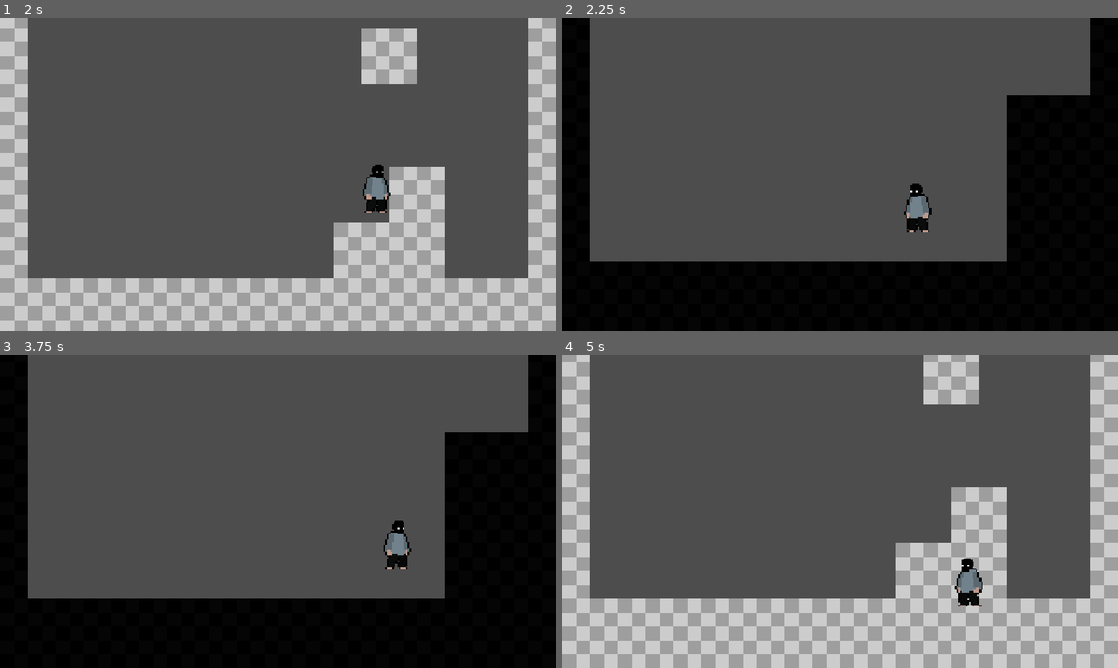
Above: before the commit, frames 1-4 (two rows, left to right).
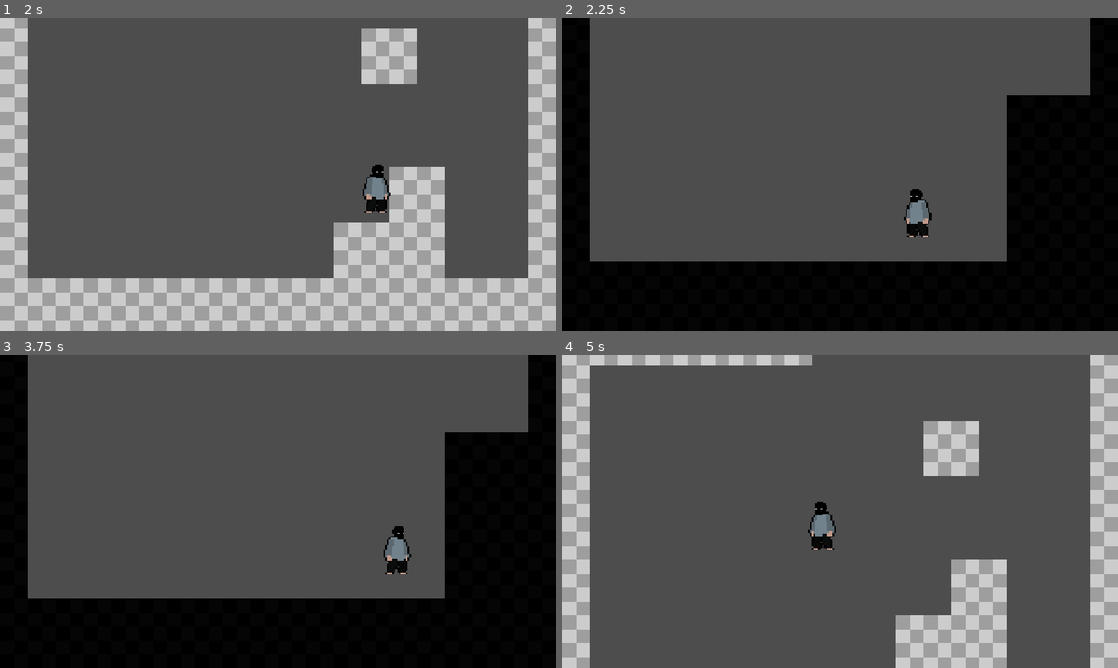
Above: after the commit, the same moments.

Repository: kaikzyx/coexistence
Game: Godot game, scene res://source/main.tscn
Same seed, same stepped clock (60 frames per second), same inputs: the game is played once before the commit and once after it.
Inputs:
- Up to frame 1 (2 s): tap Enter at 0.5 s; hold C (change_reality) 0.53-1.28 s; hold Right (move_right) from 0.53 s (still down); tap Up (jump) at 0.77, 1.52 s; tap C (change_reality) at 1.35 s
- Up to frame 2 (2.25 s): release Right (move_right) at 2.03 s; hold Left (move_left) from 2.03 s (still down); hold C (change_reality) from 2.03 s (still down)
- Up to frame 3 (3.75 s): release Left (move_left) at 2.78 s; release C (change_reality) at 2.78 s; hold Right (move_right) from 2.78 s (still down); tap C (change_reality) at 2.85 s; tap Up (jump) at 3.02 s; hold C (change_reality) from 3.53 s (still down)
- Up to frame 4 (5 s): tap Up (jump) at 3.77, 4.52 s; tap Space at 4.25 s; release Right (move_right) at 4.28 s; release C (change_reality) at 4.28 s; hold Left (move_left) from 4.28 s (still down); tap C (change_reality) at 4.35 s

Frame 1 is identical in both runs. In frame 2, 0.4% of the frame differs, in the area x 61-67%, y 52-70%; in frame 3, 0.3%; in frame 4, 38%, in the area x 0-100%, y 0-100%.

Commit message:
fix: add logic for when colliding on the map when changing reality

Diff:
--- a/project.godot
+++ b/project.godot
@@ -54,8 +54,9 @@
 
 [layer_names]
 
-2d_physics/layer_1="map"
-2d_physics/layer_2="player"
+2d_physics/layer_1="light_map"
+2d_physics/layer_2="dark_map"
+2d_physics/layer_3="player"
 
 [rendering]
 
--- a/source/systems/reality_manager.gd
+++ b/source/systems/reality_manager.gd
@@ -9,3 +9,8 @@
 func _input(event: InputEvent) -> void:
 	if event.is_action_pressed(&"change_reality"):
 		is_light_reality = not is_light_reality
+
+func update_collision_mask(collision_object: CollisionObject2D, is_inverse: bool = false) -> void:
+	# Update the collision mask to the new reality.
+	collision_object.set_collision_mask_value(2 if is_inverse else 1, is_light_reality)
+	collision_object.set_collision_mask_value(1 if is_inverse else 2, not is_light_reality)
--- a/source/world/map/map.gd
+++ b/source/world/map/map.gd
@@ -5,4 +5,4 @@
 	_on_reality_changed(RealityManager.is_light_reality)
 
 func _on_reality_changed(is_light: bool) -> void:
-	$LightTileMap.enabled = is_light; $DarkTileMap.enabled = not is_light
+	$LightTileMap.visible = is_light; $DarkTileMap.visible = not is_light
--- a/source/world/map/map.tscn
+++ b/source/world/map/map.tscn
@@ -1,12 +1,10 @@
-[gd_scene load_steps=5 format=4 uid="uid://jccr45es71wj"]
+[gd_scene load_steps=7 format=4 uid="uid://jccr45es71wj"]
 
 [ext_resource type="Script" uid="uid://dgnwnrwcniiok" path="res://source/world/map/map.gd" id="1_rqrk8"]
 [ext_resource type="Texture2D" uid="uid://c0yllthhsdhh2" path="res://assets/tile_set.png" id="1_x0ant"]
 
 [sub_resource type="TileSetAtlasSource" id="TileSetAtlasSource_rqrk8"]
 texture = ExtResource("1_x0ant")
-0:0/0 = 0
-0:0/0/physics_layer_0/polygon_0/points = PackedVector2Array(-8, -8, 8, -8, 8, 8, -8, 8)
 1:0/0 = 0
 1:0/0/physics_layer_0/polygon_0/points = PackedVector2Array(-8, -8, 8, -8, 8, 8, -8, 8)
 
@@ -14,6 +12,16 @@
 physics_layer_0/collision_layer = 1
 physics_layer_0/collision_mask = 0
 sources/0 = SubResource("TileSetAtlasSource_rqrk8")
+
+[sub_resource type="TileSetAtlasSource" id="TileSetAtlasSource_815c6"]
+texture = ExtResource("1_x0ant")
+0:0/0 = 0
+0:0/0/physics_layer_0/polygon_0/points = PackedVector2Array(-8, -8, 8, -8, 8, 8, -8, 8)
+
+[sub_resource type="TileSet" id="TileSet_m3xcw"]
+physics_layer_0/collision_layer = 2
+physics_layer_0/collision_mask = 0
+sources/0 = SubResource("TileSetAtlasSource_815c6")
 
 [node name="Map" type="Node2D"]
 script = ExtResource("1_rqrk8")
@@ -26,4 +34,4 @@
 [node name="DarkTileMap" type="TileMapLayer" parent="."]
 texture_filter = 1
 tile_map_data = PackedByteArray("AAAAAAAAAAAAAAAAAAAAAAEAAAAAAAAAAAAAAAIAAAAAAAAAAAAAAAMAAAAAAAAAAAAAAAQAAAAAAAAAAAAAAA …(2416 unchanged characters)…
-tile_set = SubResource("TileSet_815c6")
+tile_set = SubResource("TileSet_m3xcw")
--- a/source/world/player/player.gd
+++ b/source/world/player/player.gd
@@ -1,7 +1,15 @@
 class_name Player extends CharacterBody2D
+
+@onready var _hitbox: Area2D = $Hitbox
 
 const SPEED := 100.0
 const JUMP_FORCE := 300.0
+
+var _backup_position := Vector2.ZERO
+
+func _ready() -> void:
+	RealityManager.reality_changed.connect(_on_reality_changed)
+	_on_reality_changed(RealityManager.is_light_reality)
 
 func _physics_process(delta: float) -> void:
 	var movement := Input.get_axis(&"move_left", &"move_right")
@@ -15,3 +23,14 @@
 		velocity.y += ProjectSettings.get_setting(&"physics/2d/default_gravity") as float * delta
 
 	move_and_slide()
+
+func _on_reality_changed(_is_light: bool) -> void:
+	# Retuns to the backup position in case it collides with the world when changing reality.
+	# Otherwise it just saves a new backup position.
+	if _hitbox.has_overlapping_bodies():
+		global_position = _backup_position
+	else:
+		_backup_position = global_position
+
+	RealityManager.update_collision_mask(self)
+	RealityManager.update_collision_mask(_hitbox, true)
--- a/source/world/player/player.tscn
+++ b/source/world/player/player.tscn
@@ -7,8 +7,13 @@
 radius = 7.0
 height = 28.0
 
+[sub_resource type="CapsuleShape2D" id="CapsuleShape2D_ev4wd"]
+radius = 7.0
+height = 28.0
+
 [node name="Player" type="CharacterBody2D"]
-collision_layer = 2
+collision_layer = 4
+collision_mask = 3
 script = ExtResource("1_ev4wd")
 
 [node name="Collision" type="CollisionShape2D" parent="."]
@@ -18,3 +23,11 @@
 [node name="Sprite" type="Sprite2D" parent="."]
 texture_filter = 1
 texture = ExtResource("1_ogqyn")
+
+[node name="Hitbox" type="Area2D" parent="."]
+collision_layer = 0
+
+[node name="Collision" type="CollisionShape2D" parent="Hitbox"]
+position = Vector2(0, 2)
+shape = SubResource("CapsuleShape2D_ev4wd")
+debug_color = Color(0.7, 0, 0.0116665, 0.419608)
Not shown: 1 places in source/world/player/player.tscn that only renumber resources
